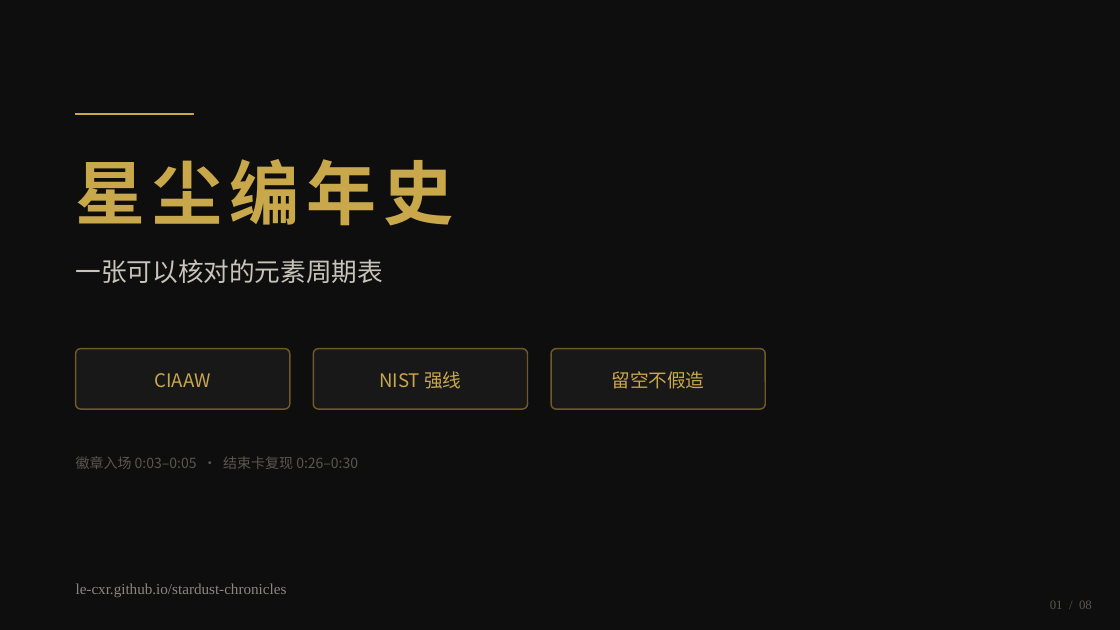
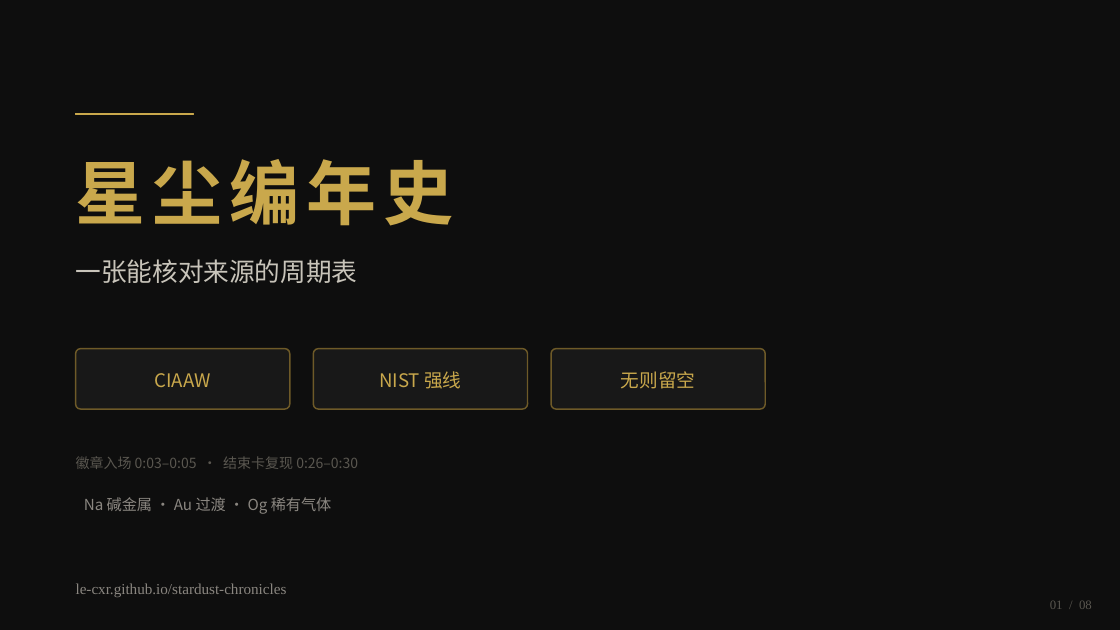
Before and after one commit to LE-CXR/stardust-chronicles, a slide deck: slide 1 of docs/jury/stardust-jury.pptx. Drawn at 1120x630 pixels with LibreOffice and Linux fonts; fonts in the diff are those of the drawing. Boxes give left, top, right and bottom in pixels: in the first picture for what was removed or moved away, otherwise in the second. Text is boxed around its words. In the diff, an @@ line names an element or a change of style, - is before the commit and + after.

```diff
--- a/docs/jury/stardust-jury.pptx
+++ b/docs/jury/stardust-jury.pptx
@@ text at [76, 259, 358, 283]: text changed @@
-一张可以核对的元素周期表
+一张能核对来源的周期表
@@ text at [621, 371, 695, 389]: text changed @@
-留空不假造
+无则留空
@@ text added at [84, 497, 332, 514], 13 pt, text #8A8680 @@
+Na 碱金属 · Au 过渡 · Og 稀有气体
```
Also in this commit, not shown: 5 other slides changed.
